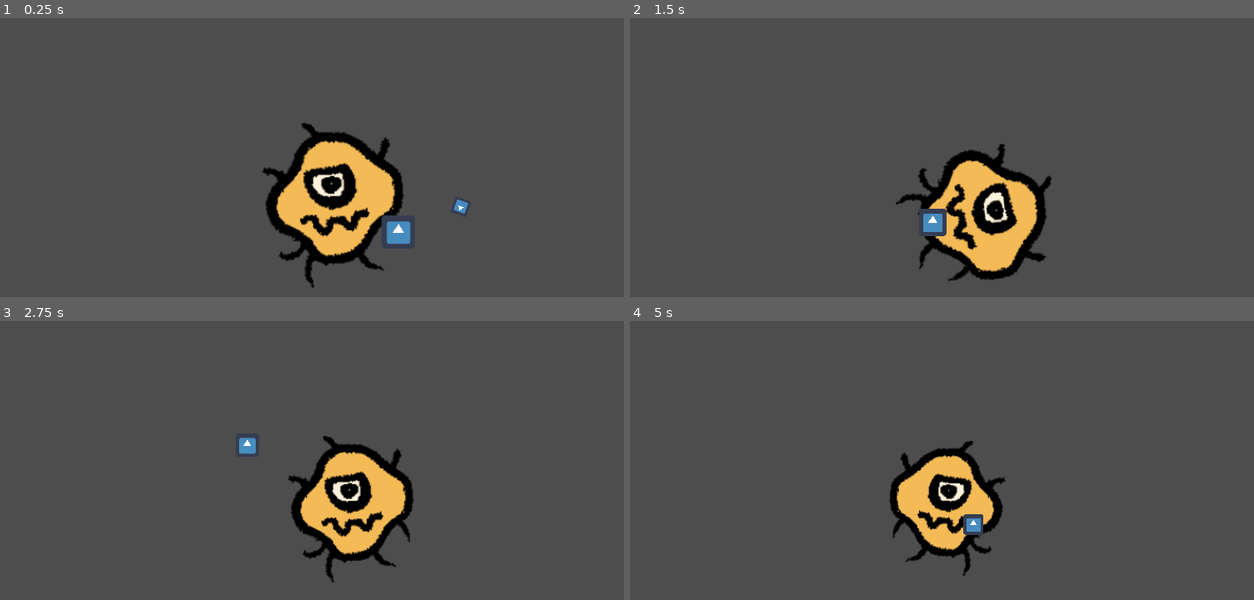
Above: before the commit, frames 1-4 (two rows, left to right).
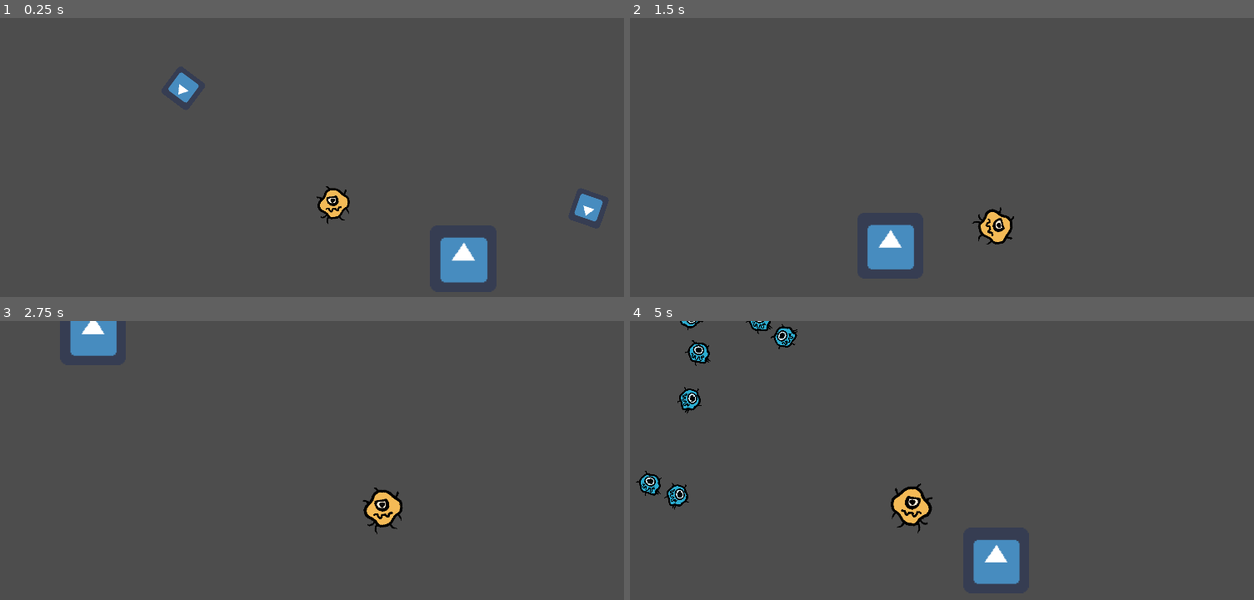
Above: after the commit, the same moments.

Repository: AlexPham0209/DishOut
Game: Godot game, scene res://src/Scenes/TestScene/PoisonTest.tscn
Same seed, same stepped clock (60 frames per second), same inputs: the game is played once before the commit and once after it. The project has no main scene, so this scene is started directly. The engine's default icon, where the game draws it, is replaced by a stand-in: a white triangle on a blue panel in a dark square.
Inputs:
- Up to frame 1 (0.25 s): no input
- Up to frame 2 (1.5 s): hold D (Right) 0.53-1.28 s; tap Space (Interact) at 0.6, 1.35 s; hold S (Down) from 1.28 s (still down)
- Up to frame 3 (2.75 s): release S (Down) at 2.03 s; hold D (Right) from 2.03 s (still down); tap Space (Interact) at 2.1 s
- Up to frame 4 (5 s): release D (Right) at 2.78 s; hold W (Up) 2.78-3.53 s; tap Space (Interact) at 2.85, 3.6, 4.35 s; hold A (Left) from 3.53 s (still down)

The runs differ from the first frame. In frame 1, 9.8% of the frame differs, in the area x 26-97%, y 19-97%; in frame 2, 8.0%; in frame 3, 7.0%; in frame 4, 7.3%.

Commit message:
Added Splitter type

Diff:
--- /dev/null
+++ b/src/Scenes/Enemy/Splitter.tscn
@@ -0,0 +1,19 @@
+[gd_scene load_steps=5 format=3 uid="uid://uv30qc2qalff"]
+
+[ext_resource type="PackedScene" uid="uid://bqdpfstiq5rfb" path="res://src/Scenes/Enemy/Cell.tscn" id="1_wdi83"]
+[ext_resource type="PackedScene" uid="uid://bg573txp5myv0" path="res://src/Scenes/Sight.tscn" id="2_0njqb"]
+[ext_resource type="Script" path="res://src/Scripts/States/SplitState.gd" id="3_1lm38"]
+[ext_resource type="PackedScene" uid="uid://dcwe2fhdssqod" path="res://src/Scenes/Enemy/Fleer.tscn" id="4_ermjx"]
+
+[node name="Splitter" instance=ExtResource("1_wdi83")]
+
+[node name="Sight" parent="." index="2" node_paths=PackedStringArray("entity", "state_machine") instance=ExtResource("2_0njqb")]
+entity = NodePath("..")
+state_machine = NodePath("../States")
+reaction_state = "Split"
+
+[node name="Split" type="Node2D" parent="States" index="2"]
+script = ExtResource("3_1lm38")
+amount = 10
+enemy = ExtResource("4_ermjx")
+distance = 32
--- a/src/Scenes/TestScene/FleerTest.tscn
+++ b/src/Scenes/TestScene/FleerTest.tscn
@@ -48,8 +48,8 @@
 [node name="Amoeba" parent="." instance=ExtResource("1_mvl6u")]
 position = Vector2(132, 140)
 max_growth = 50
-cam_growth_rate = 0.05
-scale_growth_rate = 0.75
+cam_growth_rate = 0.005
+scale_growth_rate = 0.075
 min = 0.2
 
 [node name="CanvasLayer" type="CanvasLayer" parent="."]
--- a/src/Scenes/TestScene/PoisonTest.tscn
+++ b/src/Scenes/TestScene/PoisonTest.tscn
@@ -6,6 +6,7 @@
 [ext_resource type="Resource" uid="uid://dsc67v6ykr7oo" path="res://src/Scripts/Effects/PoisonEffect.tres" id="4_sasut"]
 [ext_resource type="PackedScene" uid="uid://c0utwiykrhy5g" path="res://src/Scenes/Amoeba.tscn" id="5_oan0j"]
 [ext_resource type="Texture2D" uid="uid://c8022nv1f3loo" path="res://icon.png" id="6_g5vbd"]
+[ext_resource type="PackedScene" uid="uid://uv30qc2qalff" path="res://src/Scenes/Enemy/Splitter.tscn" id="7_bied1"]
 
 [node name="PoisonTest" type="Node2D"]
 
@@ -17,12 +18,17 @@
 
 [node name="Amoeba" parent="." instance=ExtResource("5_oan0j")]
 position = Vector2(192, 148)
-cam_growth_rate = 0.05
-scale_growth_rate = 0.75
-growth = 10
+max_growth = 100
+cam_growth_rate = 0.005
+scale_growth_rate = 0.075
+growth = 0
+min = 0.15
 
 [node name="Icon" type="Sprite2D" parent="."]
 position = Vector2(317, 199)
 texture = ExtResource("6_g5vbd")
 
+[node name="Splitter" parent="." instance=ExtResource("7_bied1")]
+position = Vector2(58, 43)
+
 [editable path="Cell"]
--- a/src/Scripts/Amoeba.gd
+++ b/src/Scripts/Amoeba.gd
@@ -25,7 +25,7 @@
 	start_scale = scale
 	start_zoom = camera.zoom
 	scale = start_scale + (Vector2(growth, growth) * scale_growth_rate)
-	camera.zoom = start_zoom - (Vector2(growth, growth) * cam_growth_rate)
+	camera.zoom = (start_zoom - (Vector2(growth, growth) * cam_growth_rate)).clamp(Vector2(min, min), Vector2.ONE)
 	Global.player = self
 
 
@@ -63,17 +63,19 @@
 
 func grow(amount):
 	#Once reached max growth, then go to the next level
+	growth += amount
 	if growth >= max_growth:
 		print("Max growth.  Continue to next level")
 		return
 
-	#Increment total growth
-	growth += amount
+	if growth < 0:
+		queue_free()
+
 	notify_cells.emit()
 
 	#Calculate new scale
 	var new_scale = start_scale + (Vector2(growth, growth) * scale_growth_rate)
-	var new_zoom = (start_zoom - (Vector2(growth, growth) * 0.05)).clamp(Vector2(min, min), Vector2.ONE)
+	var new_zoom = (start_zoom - (Vector2(growth, growth) * cam_growth_rate)).clamp(Vector2(min, min), Vector2.ONE)
 
 	#Procedurally animate the scale of the player and the zoom of the camera to new sizes
 	scale_tween = create_tween()
--- a/src/Scripts/Enemy.gd
+++ b/src/Scripts/Enemy.gd
@@ -3,12 +3,16 @@
 
 @export var margin : Vector2 = Vector2(0.25, 0.25)
 @onready var state_machine : StateMachine = $States
+@onready var death_state : State = $States/Death
 
 @export var growth_rate : float = 0.5
 @export var growth : int
 var start_scale : Vector2
 
 var player : Amoeba = null
+
+var invincibility_tween : Tween
+@export var is_invincible : bool = false
 
 signal eaten
 
@@ -31,3 +35,12 @@
 
 func player_exit(area: Area2D) -> void:
 	player = null
+
+func start_invinciblity(time : float):
+	is_invincible = true
+	print("invincible")
+	invincibility_tween = create_tween()
+	invincibility_tween.tween_property(self, "is_invincible", false, time)
+	invincibility_tween.play()
+	await invincibility_tween.finished
+	print("normal :(")
--- a/src/Scripts/States/AttackingState.gd
+++ b/src/Scripts/States/AttackingState.gd
@@ -1,3 +1,4 @@
+class_name AttackingState
 extends State
 @export var chase_speed : float
 @export var sprite : Sprite2D
--- a/src/Scripts/States/DeathState.gd
+++ b/src/Scripts/States/DeathState.gd
@@ -1,3 +1,4 @@
+class_name DeathState
 extends State
 
 @export var effects : Array[Effect]
--- a/src/Scripts/States/FleeingState.gd
+++ b/src/Scripts/States/FleeingState.gd
@@ -1,3 +1,4 @@
+class_name FleeingState
 extends State
 @export var sprite : Sprite2D
 @export var chase_speed : float
--- a/src/Scripts/States/RoamingState.gd
+++ b/src/Scripts/States/RoamingState.gd
@@ -1,3 +1,4 @@
+class_name RoamingState
 extends State
 
 var target_position : Vector2
--- /dev/null
+++ b/src/Scripts/States/SplitState.gd
@@ -0,0 +1,14 @@
+extends State
+
+@export var amount : int
+@export var enemy : PackedScene
+@export var distance : int
+
+func enter(param : Dictionary = {}):
+	for i in range(amount):
+		var instance = enemy.instantiate() as Cell
+		instance.global_position = owner.global_position + Vector2(randf_range(-distance, distance), randf_range(-distance, distance))
+		get_tree().current_scene.add_child(instance)
+		instance.state_machine.initial_state = "Fleeing"
+		instance.start_invinciblity(3)
+	owner.queue_free()
Not shown: 1 places in src/Scenes/TestScene/PoisonTest.tscn that only renumber resources
